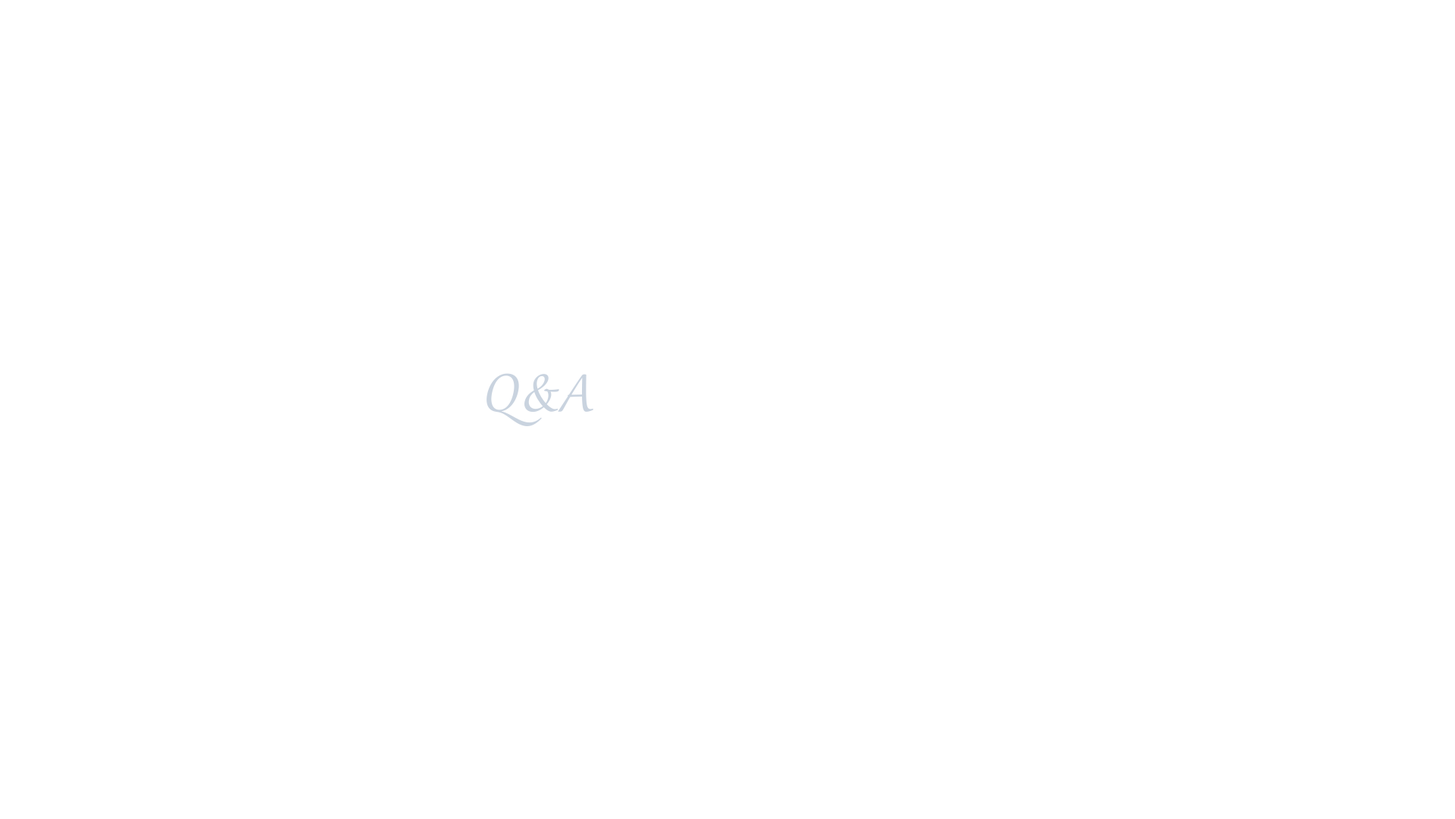
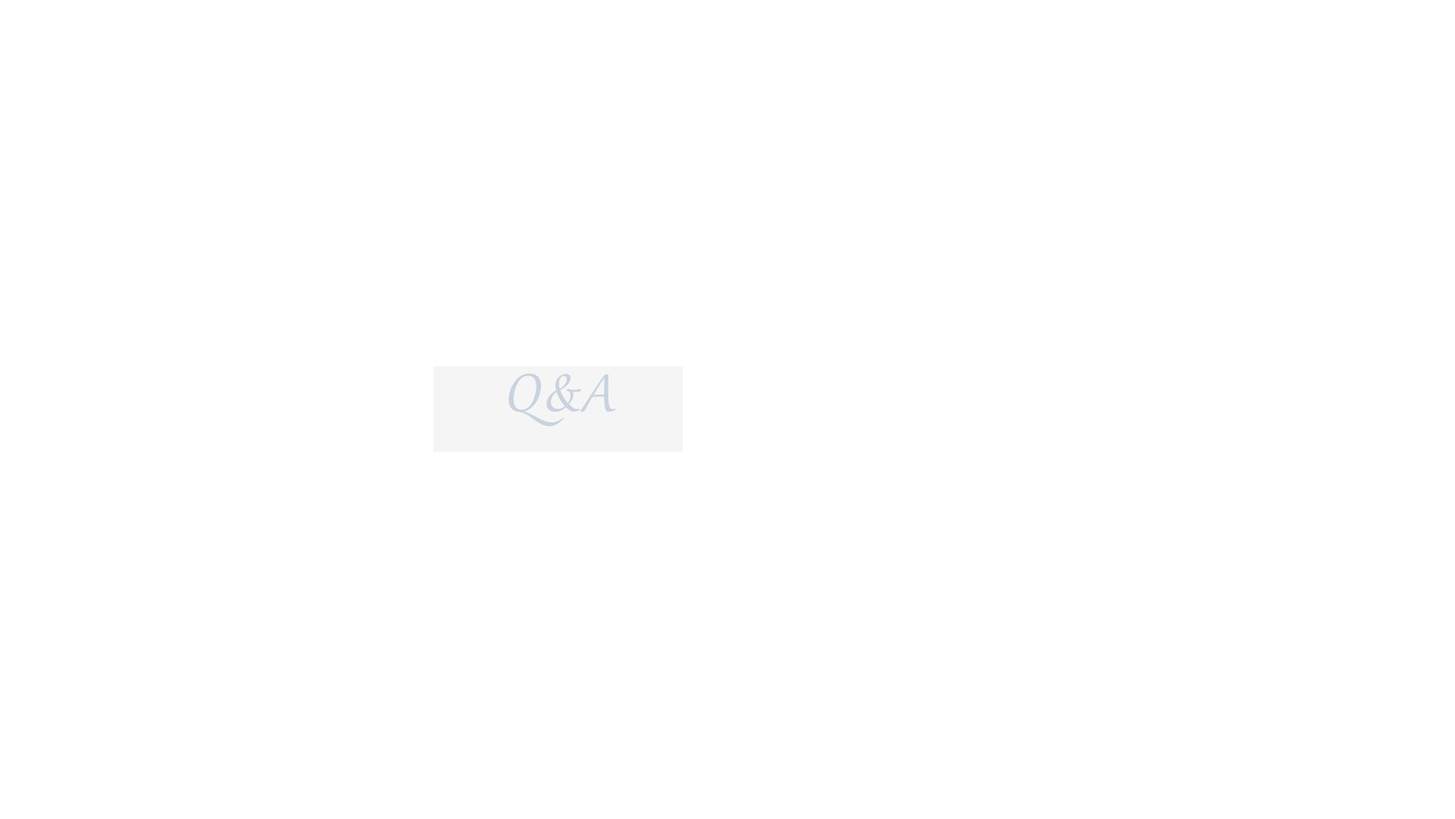
Before/after of a (1455, 819) layered artwork. What changed in the layer stack:
painted on "Q&A" over [486, 372, 616, 426]
added layer "back" over [433, 366, 683, 452]
